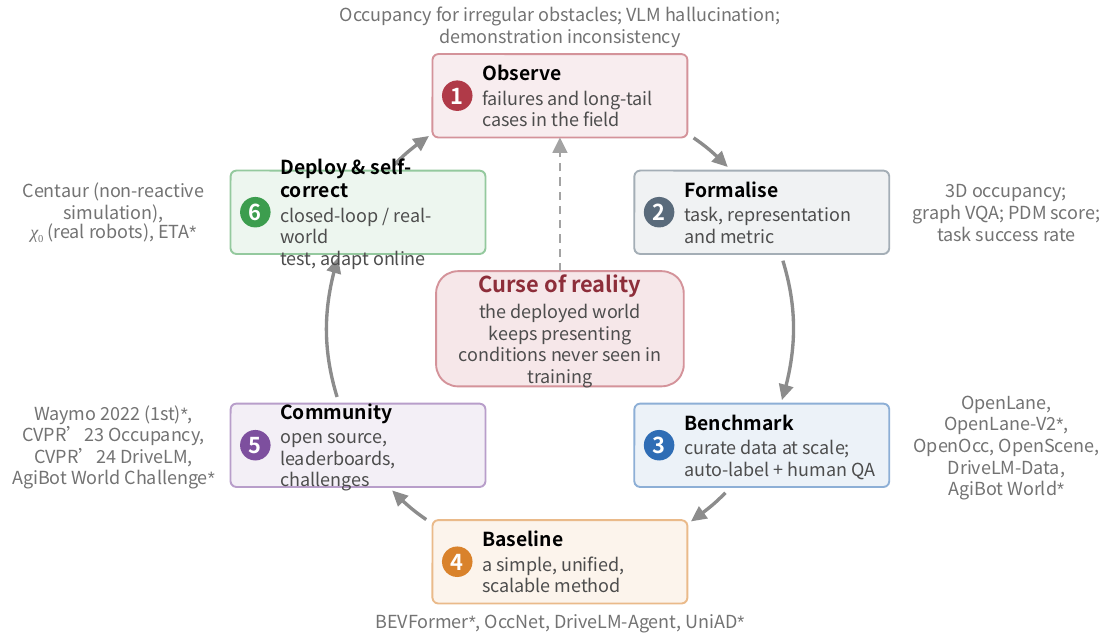
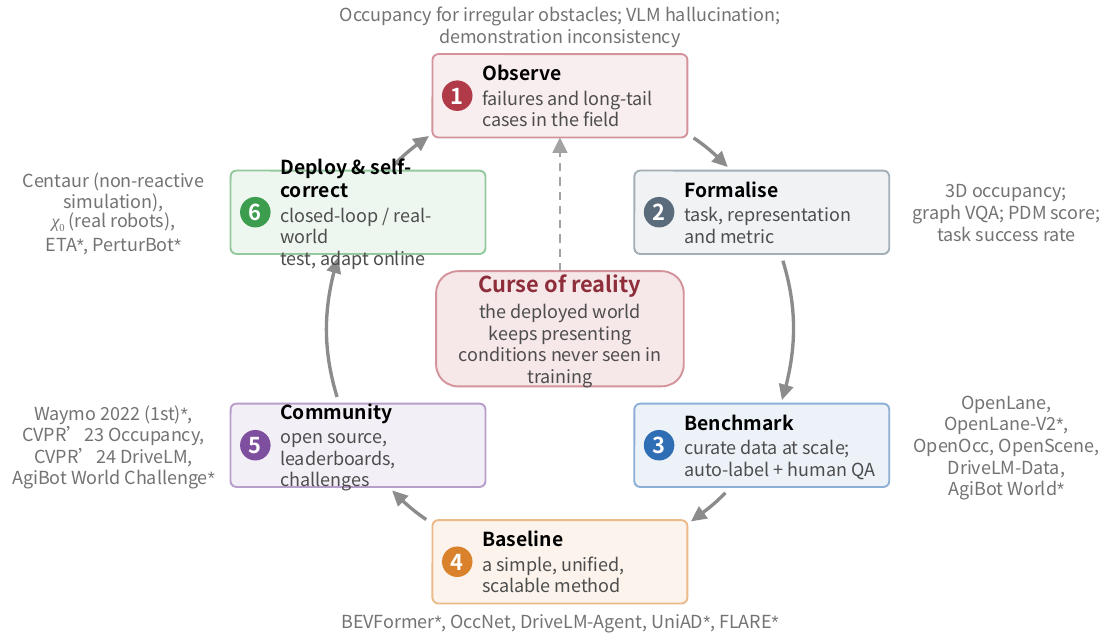
Before and after one commit to ChonghaoSima/hku-thesis-overleaf, a slide deck: slide 1 of ch-methodology/figures/research_cycle.pptx. Drawn at 1120x636 pixels with LibreOffice and Linux fonts; fonts in the diff are those of the drawing. Boxes give left, top, right and bottom in pixels: in the first picture for what was removed or moved away, otherwise in the second. Text is boxed around its words. In the diff, an @@ line names an element or a change of style, - is before the commit and + after.

Commit message:
Address committee reviews (A and B) across all chapters and add 2026 homepage publications (PerturBot, FLARE, CVPRW'26 pages)

```diff
--- a/ch-methodology/figures/research_cycle.pptx
+++ b/ch-methodology/figures/research_cycle.pptx
@@ text "Centaur (non-reactive": place and size @@
-text "Centaur (non-reactive" at [23, 182, 204, 242]
+text "Centaur (non-reactive" at [23, 172, 204, 254]
@@ text at [46, 209, 181, 254]: text changed @@
-χ0 (real robots), ETA*
+χ0 (real robots),
+ETA*, PerturBot*
@@ text at [341, 614, 778, 633]: text changed @@
-BEVFormer*, OccNet, DriveLM-Agent, UniAD*
+BEVFormer*, OccNet, DriveLM-Agent, UniAD*, FLARE*
```
Also in this commit, not shown: 26 other files.
